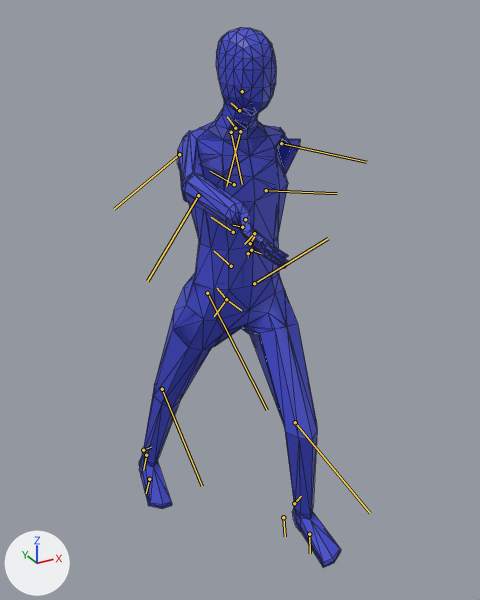
The FBX model DirectX/Resources/Fbx/player/player.fbx: old version first, new version second.
The view is the same before and after, from a 50 mm camera at (-1.07, -2.04, 1.83) aimed at (0.0, -0.1, 0.86). The axes (+X, +Y, +Z) are drawn at lower left. The lights are the same throughout. Both versions are drawn at frame 35 of the action 'metarig|Run'; the numbers are the values there. The bones that bend it are drawn over the model as lines. Mesh edges are drawn as thin lines.

The first picture shows 'BaseHuman'.
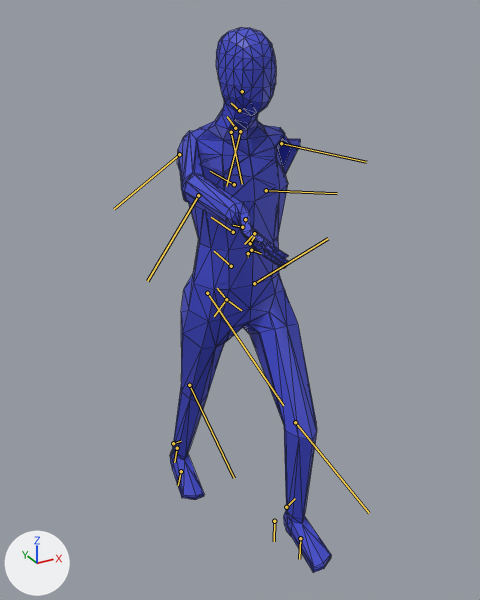
Boxes (x1, y1, x2, y2) around the edits, measured in the pictures (480 x 600 px):
'BaseHuman', posed (20% narrower)
    before: (139, 27, 341, 568)
    after: (170, 27, 332, 573)
bone 'shin.L', root to tip
    before: (295, 422) to (370, 513)
    after: (295, 422) to (369, 513)
bone 'thigh.R', root to tip
    before: (207, 293) to (267, 410)
    after: (207, 293) to (283, 405)
bone 'shin.R', root to tip
    before: (162, 389) to (202, 486)
    after: (189, 385) to (234, 478)

Edits to the bpy script that builds the scene:
```text
Change bone_shin_l:
    where bone_shin_l = bpy.data.objects['metarig'].pose.bones['shin.L']  # child of 'thigh.L'
    bone_shin_l.rotation_quaternion: (0.956, 0.285, 0.056, 0.029) -> (0.958, 0.285, 0.016, 0.022)  # degrees (33, 5, 5) -> degrees (33, 1, 3)
Change bone_thigh_r:
    where bone_thigh_r = bpy.data.objects['metarig'].pose.bones['thigh.R']  # child of 'spine'
    bone_thigh_r.rotation_quaternion: (0.965, 0.234, -0.115, 0.013) -> (0.972, 0.234, 0.01, -0.016)  # degrees (27, -13, -2) -> degrees (27, 2, -2)
Change bone_shin_r:
    where bone_shin_r = bpy.data.objects['metarig'].pose.bones['shin.R']  # child of 'thigh.R'
    bone_shin_r.rotation_quaternion: (0.995, -0.072, 0.07, -0.022) -> (0.997, -0.072, -0.011, 0.033)  # degrees (-9, 8, -3) -> degrees (-8, -1, 4)
```
